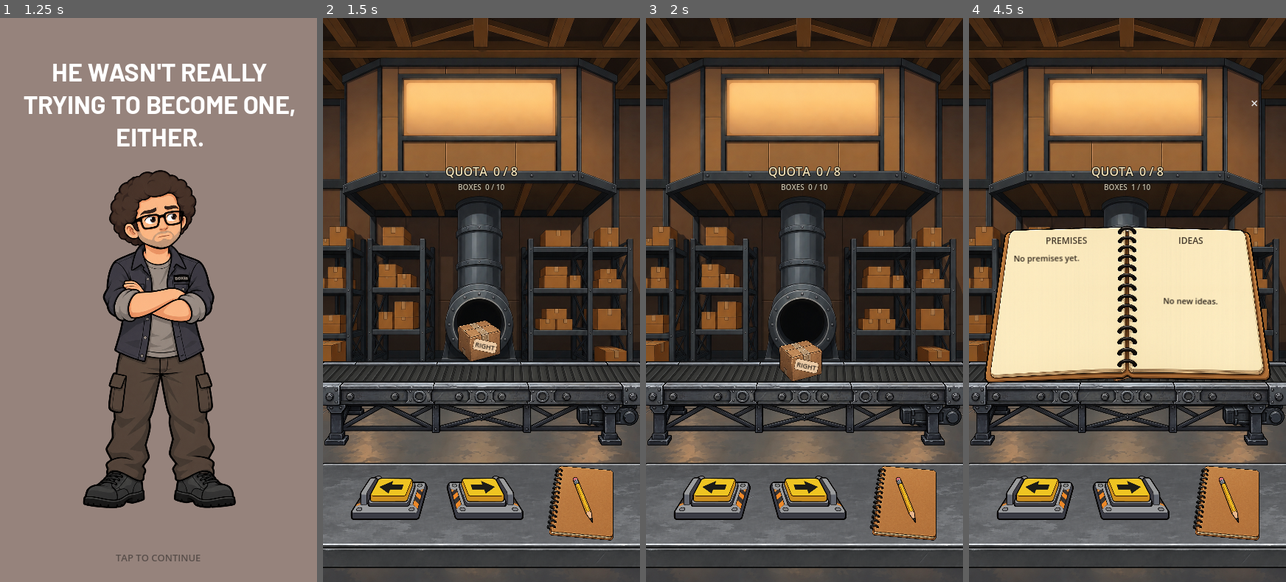
Above: before the commit, frames 1-4 (left to right).
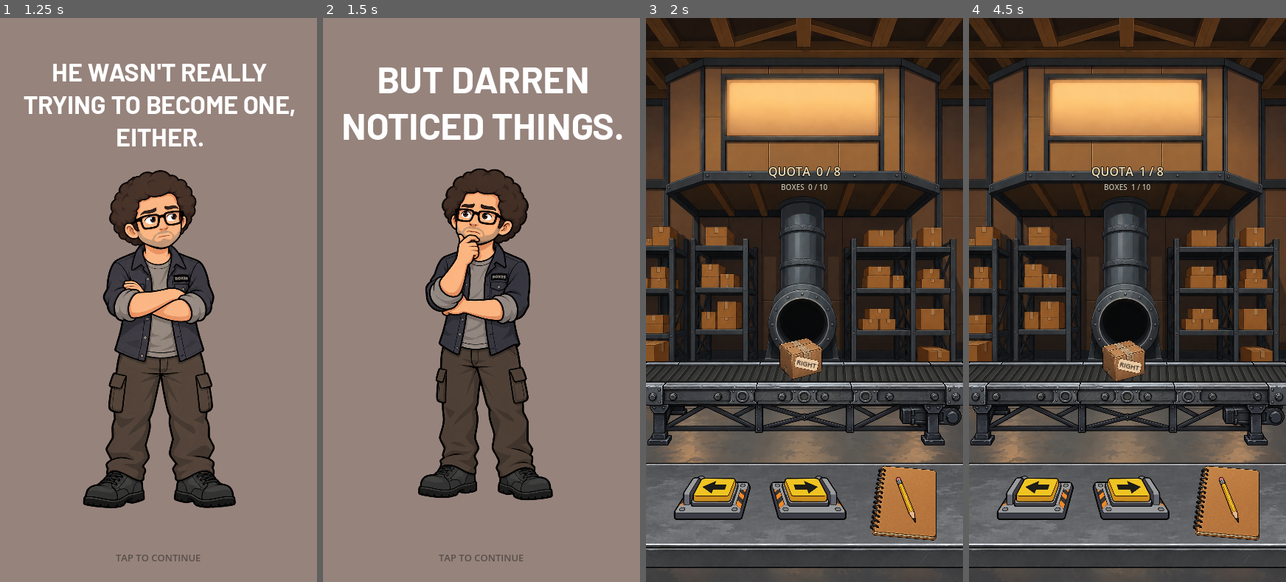
Above: after the commit, the same moments.

Repository: patrickcallahancomedy/comedian
Game: Godot game, scene res://scenes/story/story_sequence.tscn
Same seed, same stepped clock (60 frames per second), same inputs: the game is played once before the commit and once after it.
Inputs (mouse positions are in pixels of both pictures, inside the frame that each line leads up to):
- Up to frame 1 (1.25 s): tap Enter (ui_accept) at 0.5, 0.77 s; move the mouse to (228, 271) at 0.52 s; click (228, 271) at 0.67 s
- Up to frame 2 (1.5 s): tap Enter (ui_accept) at 1.25 s; move the mouse to (418, 328) at 1.27 s; click (418, 328) at 1.42 s
- Up to frame 3 (2 s): tap Enter (ui_accept) at 1.52 s
- Up to frame 4 (4.5 s): click (1038, 491) at 2.02 s; click (1127, 491) at 2.77 s; move the mouse to (1159, 175) at 3.52 s; click (1159, 175) at 3.67 s; click (1232, 497) at 4.27 s

Frame 1 is identical in both runs. In frame 2, 97% of the frame differs, in the area x 0-100%, y 0-100%; in frame 3, 0.4%; in frame 4, 22%.

Commit message:
Wire page 4 into story sequence for visual review

Diff:
--- a/godot/scripts/story/story_sequence.gd
+++ b/godot/scripts/story/story_sequence.gd
@@ -4,6 +4,7 @@
 	preload("res://scenes/story/pages/01_darren_intro.tscn"),
 	preload("res://scenes/story/pages/02_not_comedian.tscn"),
 	preload("res://scenes/story/pages/03_not_trying.tscn"),
+	preload("res://scenes/story/pages/04_noticed_things.tscn"),
 ]
 
 const ADVANCE_DEBOUNCE_MS := 250
